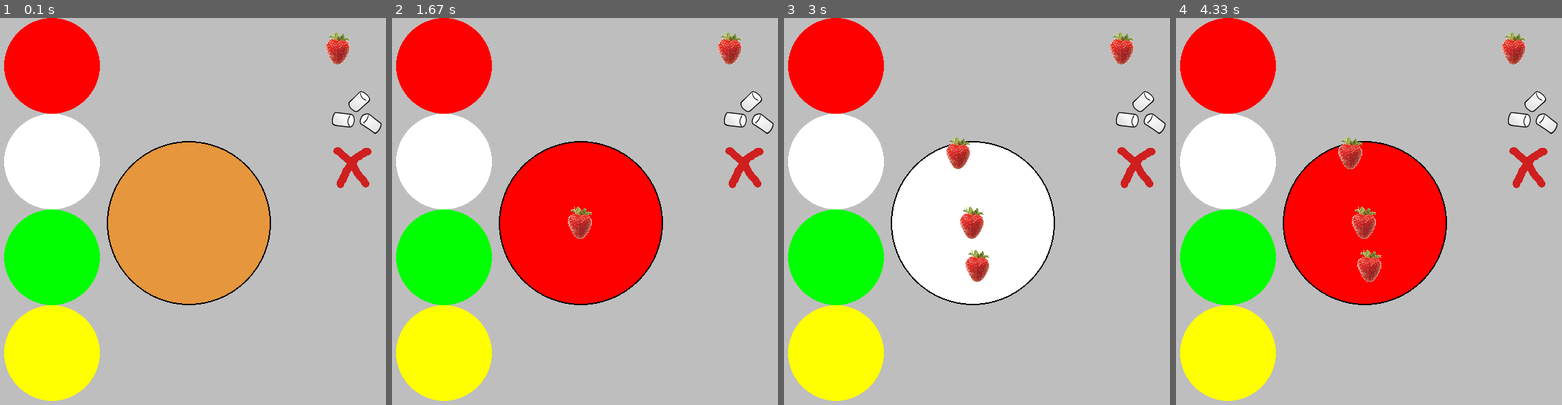
Above: before the commit, frames 1-4 (left to right).
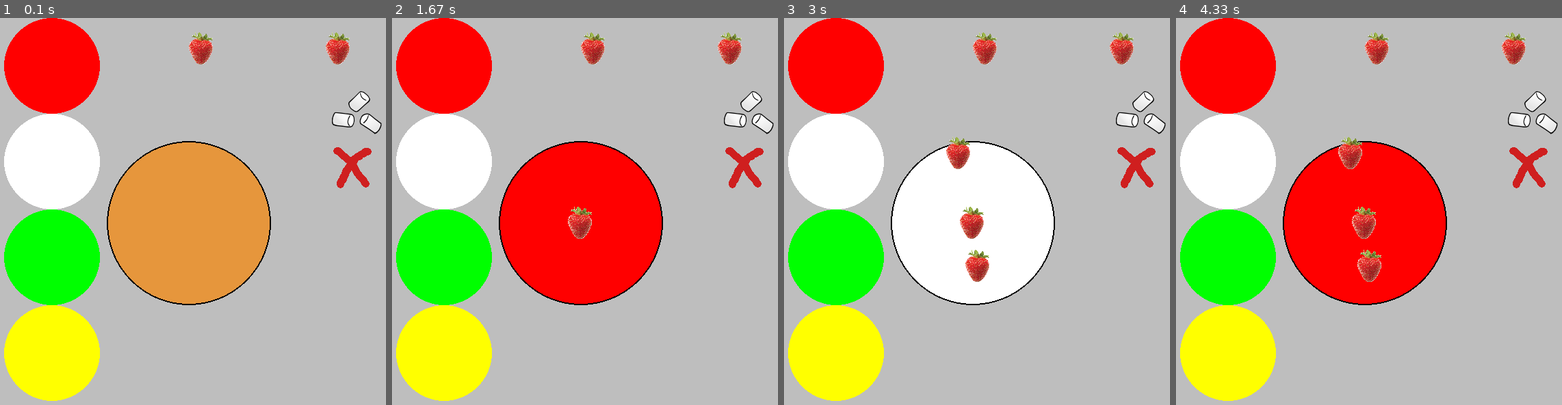
Above: after the commit, the same moments.

Repository: bennorth/cake-decoration-in-pygame
Game: pygame game, started from cake.py
Two runs of this game, one before a commit and one after it. Both use one fixed random seed, a clock stepped at 60 frames per second and the inputs below.
Inputs (mouse positions are in pixels of both pictures, inside the frame that each line leads up to):
- Up to frame 1 (0.1 s): no input
- Up to frame 2 (1.67 s): click (581, 223) at 0.38 s; click (480, 226) at 0.72 s; click (453, 319) at 1.05 s; click (473, 72) at 1.38 s
- Up to frame 3 (3 s): click (876, 141) at 1.72 s; click (977, 265) at 2.05 s; click (957, 153) at 2.38 s
- Up to frame 4 (4.33 s): click (1226, 64) at 3.22 s; click (1230, 261) at 3.55 s; click (1233, 168) at 3.88 s; click (1241, 83) at 4.22 s

The runs differ from the first frame. In frame 1, 0.4% of the frame differs, in the area x 48-56%, y 3-13%; in frame 2, 0.4%; in frame 3, 0.4%; in frame 4, 0.4%.

Commit message:
draw current decoration top-centre of game window
This reminds the player what decoration they've currently chosen.

Diff:
--- a/cake.py
+++ b/cake.py
@@ -84,6 +84,9 @@
         screen.blit(decoration_choice, (500, decoration_choice_y))
         decoration_choice_y += 80
 
+    # Remind player what their current chosen decoration is.
+    screen.blit(current_decoration, (300, 20))
+
     # Has the player put any decorations onto the cake?  Draw them if so.
     for decoration in decorations:
         x, y, picture = decoration
